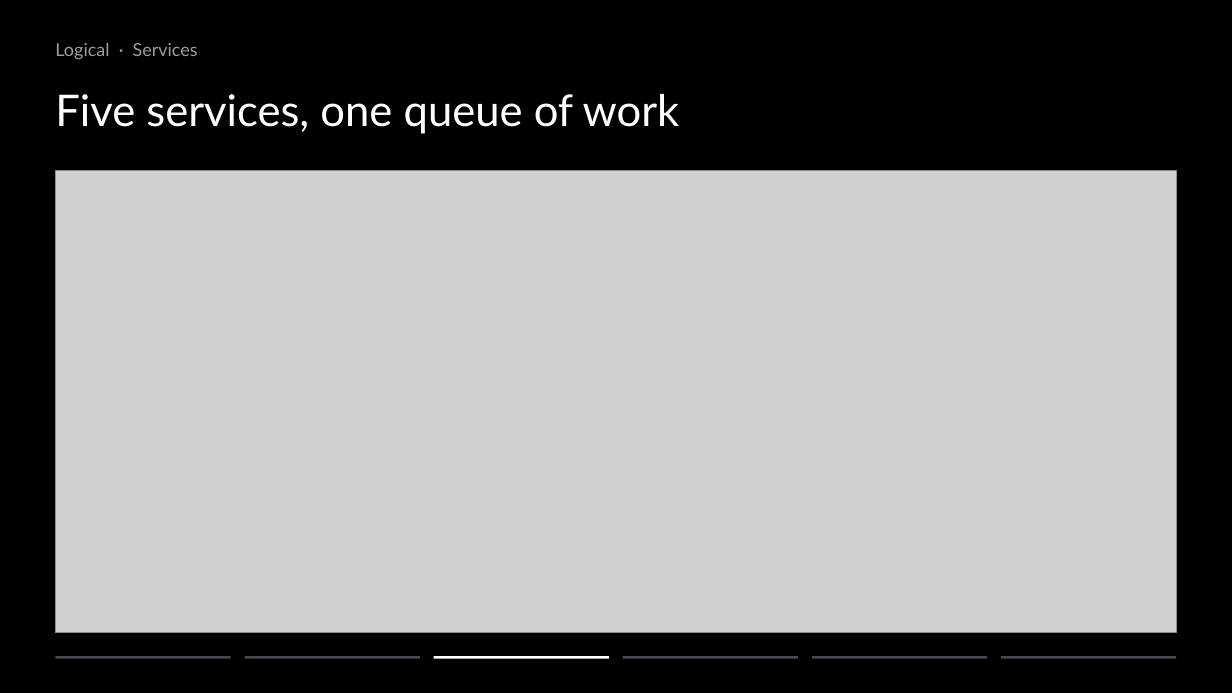
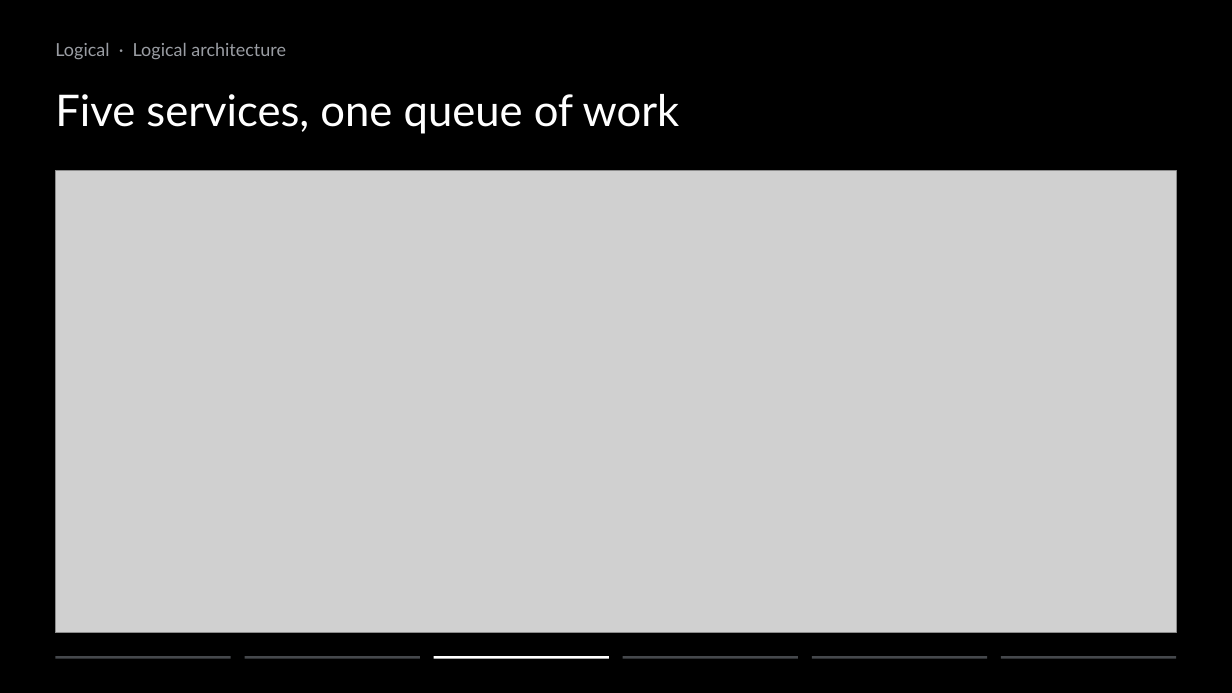
Before and after one commit to ziyangliu-666/lumen-next, a slide deck: slide 7 of docs/platform/slides/out/Team15-Lumen-Platform.pptx (slide 12 before the commit). Drawn at 1232x693 pixels with LibreOffice and Linux fonts; fonts in the diff are those of the drawing; grey boxes stand for pictures. Boxes give left, top, right and bottom in pixels: in the first picture for what was removed or moved away, otherwise in the second. Text is boxed around its words. In the diff, an @@ line names an element or a change of style, - is before the commit and + after.

```diff
--- a/docs/platform/slides/out/Team15-Lumen-Platform.pptx
+++ b/docs/platform/slides/out/Team15-Lumen-Platform.pptx
@@ text at [55,43,286,59]: text changed @@
-Logical · Services
+Logical · Logical architecture
```
Also in this commit, not shown: 13 other slides changed, 1 slide added, 14 slides removed, 11 other files.
